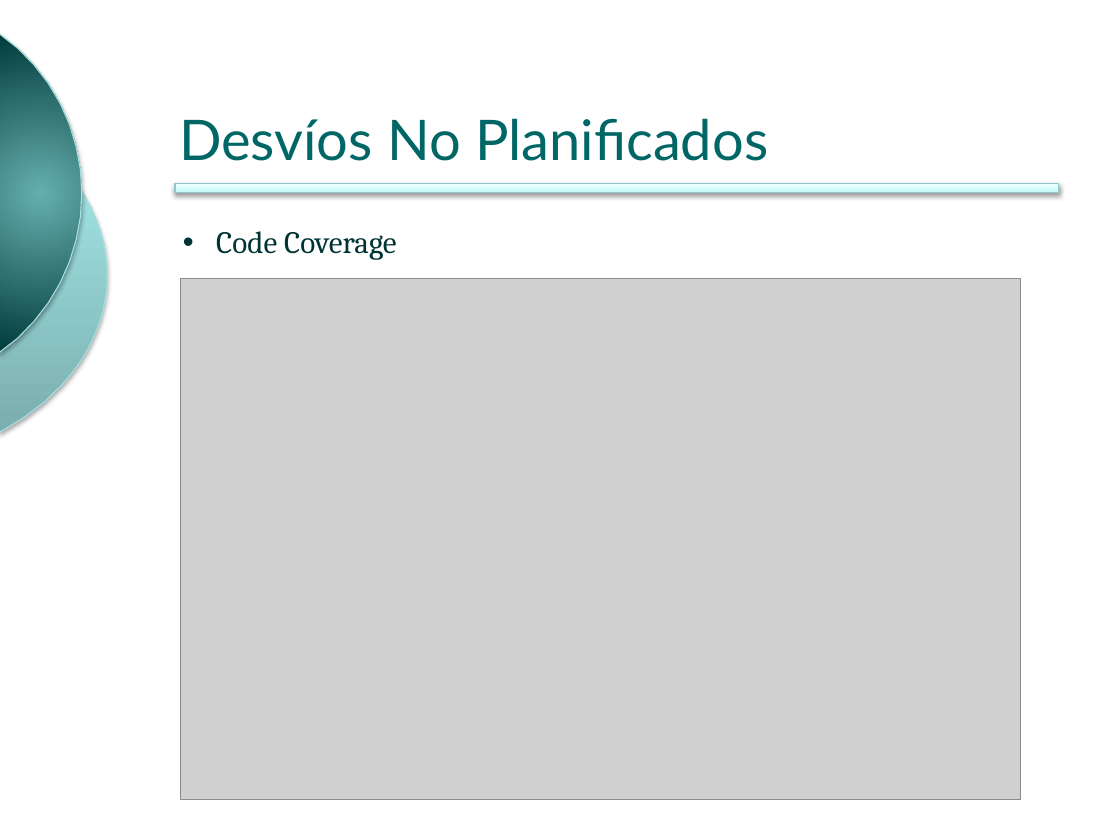
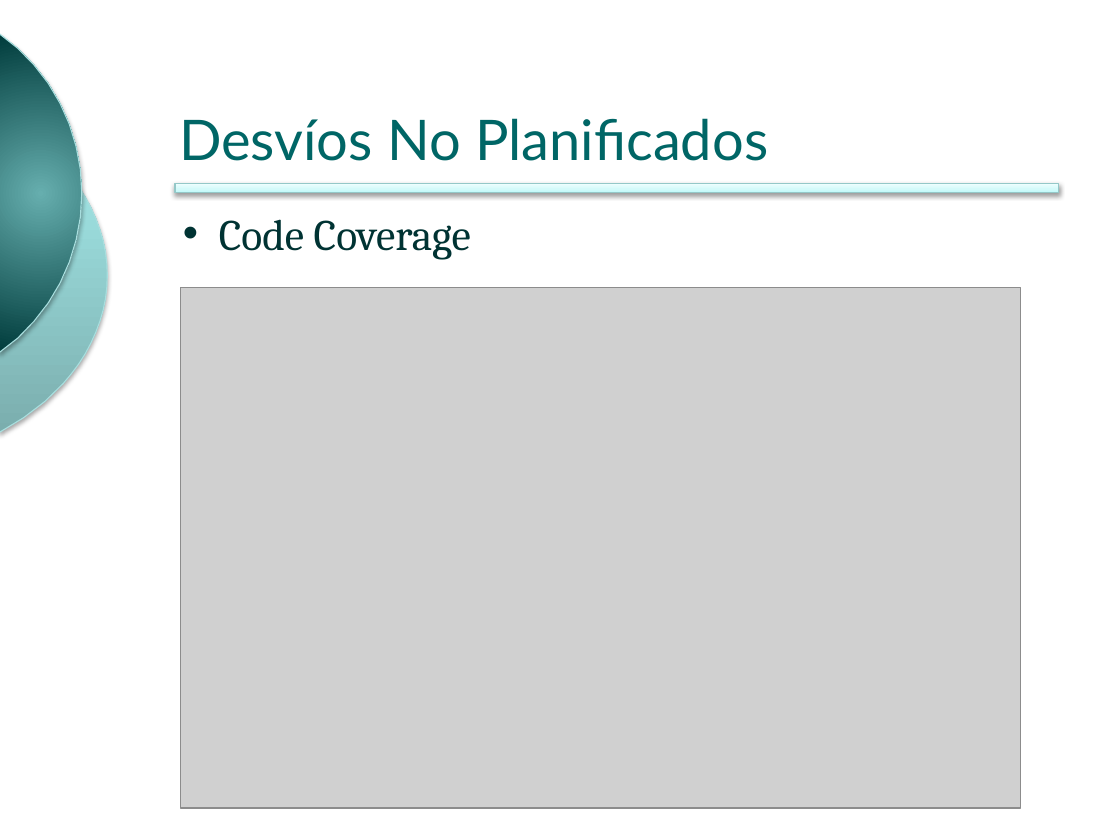
Before and after one commit to ingevy/taller-desarrollo-proyectos-ii-2do-2010, a slide deck: slide 11 of presentations/presentacionFinal.pptx. Drawn at 1120x840 pixels with LibreOffice and Linux fonts; fonts in the diff are those of the drawing; grey boxes stand for pictures; background and template pictures are left out. Boxes give left, top, right and bottom in pixels: in the first picture for what was removed or moved away, otherwise in the second. Text is boxed around its words. In the diff, an @@ line names an element or a change of style, - is before the commit and + after.

```diff
--- a/presentations/presentacionFinal.pptx
+++ b/presentations/presentacionFinal.pptx
@@ text "Code Coverage": place and size @@
-text "Code Coverage" at [216, 231, 397, 260]
+text "Code Coverage" at [219, 219, 471, 260]
@@ text "Code Coverage" at [219, 219, 471, 260]: size 20 to 28 pt @@
@@ picture: place and size @@
-picture at [180, 279, 1020, 800]
+picture at [180, 288, 1020, 809]
```
Also in this commit, not shown: 9 other slides changed.
